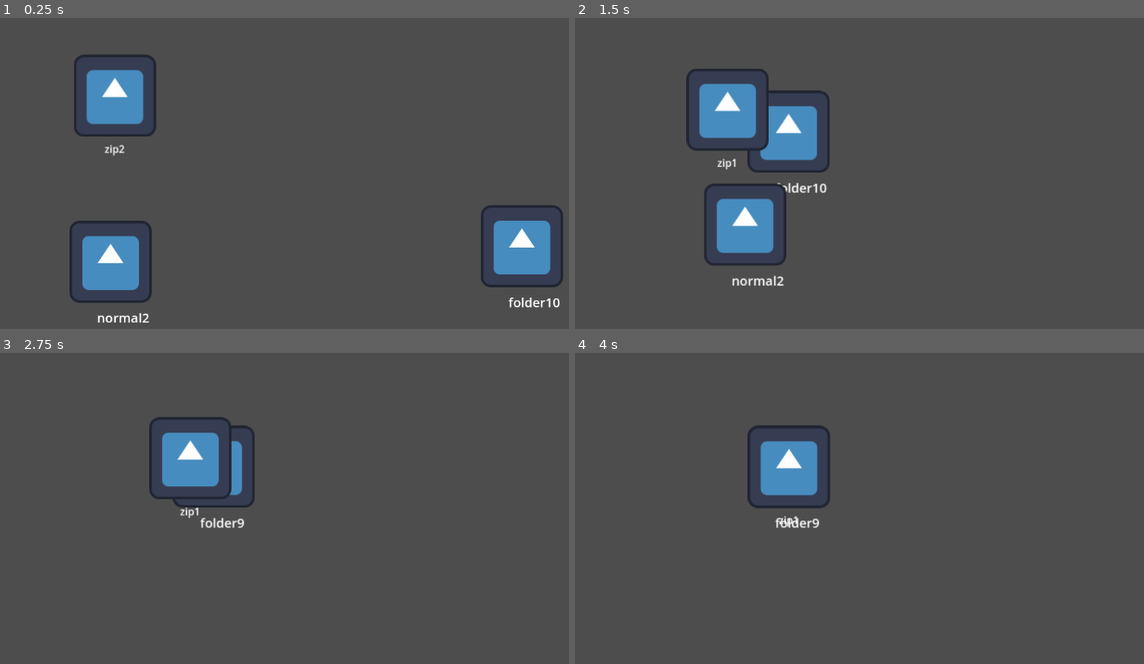
Above: before the commit, frames 1-4 (two rows, left to right).
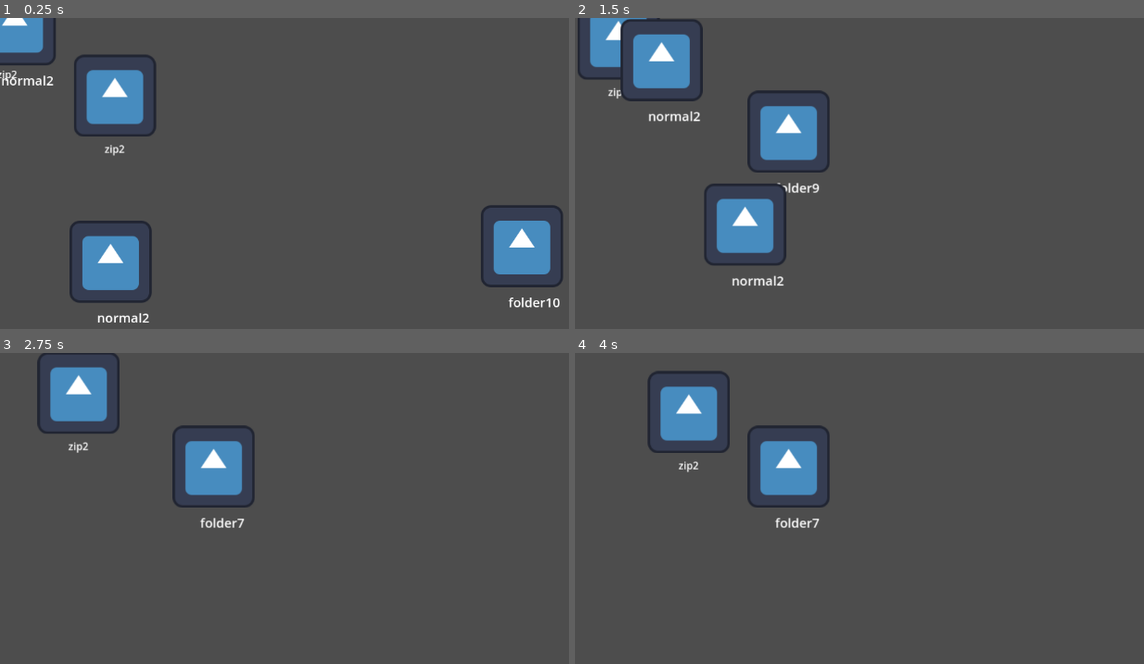
Above: after the commit, the same moments.

Repository: icheft524/Folder-Brawler
Game: Godot game, scene res://main.tscn
The game is run twice, just before and just after one commit, with the same random seed, the same clock (stepped at 60 frames per second) and the same inputs. The engine's default icon, where the game draws it, is replaced by a stand-in: a white triangle on a blue panel in a dark square.
Inputs (mouse positions are in pixels of both pictures, inside the frame that each line leads up to):
- Up to frame 1 (0.25 s): no input
- Up to frame 2 (1.5 s): drag from (1098, 248) to (700, 98) at 0.52 s; drag from (722, 108) to (734, 238) at 1.27 s
- Up to frame 3 (2.75 s): move the mouse to (443, 468) at 2.02 s; click (443, 468) at 2.17 s
- Up to frame 4 (4 s): drag from (910, 645) to (768, 458) at 2.77 s; move the mouse to (outside the picture) at 3.52 s; click (outside the picture) at 3.67 s

The runs differ from the first frame. In frame 1, 1.2% of the frame differs, in the area x 0-10%, y 0-22%; in frame 2, 5.9%, in the area x 0-45%, y 0-57%; in frame 3, 4.6%; in frame 4, 2.6%.

Commit message:
Enemies_Folder
- enemies can collected inside main folder

Diff:
--- a/enemy/normal_file/normal_file.gd
+++ b/enemy/normal_file/normal_file.gd
@@ -3,6 +3,8 @@
 @onready var target = $"../folder"
 @export var speed = 100
 @export var hp = 2
+
+@export var file: InvItem
 
 var mouse_in = false
 var target_position
@@ -50,5 +52,6 @@
 
 func _on_area_2d_area_entered(area):
 	if area.is_in_group("folder"):
+		target.collect(file)
 		target.hp -= 1
 		queue_free()
--- a/enemy/normal_file/normal_file.tscn
+++ b/enemy/normal_file/normal_file.tscn
@@ -1,13 +1,21 @@
-[gd_scene load_steps=4 format=3 uid="uid://b1vhh0gbxm27"]
+[gd_scene load_steps=7 format=3 uid="uid://b1vhh0gbxm27"]
 
 [ext_resource type="Script" path="res://enemy/normal_file/normal_file.gd" id="1_6aj4h"]
+[ext_resource type="Script" path="res://folder/inventory_file.gd" id="2_1hj5p"]
 [ext_resource type="Texture2D" uid="uid://dljrwwfxtpruq" path="res://icon.svg" id="2_rbvut"]
+[ext_resource type="Texture2D" uid="uid://xk5xakv8njmn" path="res://folder/HextechGunblade - Copy.png" id="3_mneyw"]
+
+[sub_resource type="Resource" id="Resource_vyk3c"]
+script = ExtResource("2_1hj5p")
+name = "Normal"
+texture = ExtResource("3_mneyw")
 
 [sub_resource type="CircleShape2D" id="CircleShape2D_1l8qm"]
 radius = 45.0444
 
 [node name="normalFile" type="CharacterBody2D"]
 script = ExtResource("1_6aj4h")
+file = SubResource("Resource_vyk3c")
 
 [node name="Sprite2D" type="Sprite2D" parent="."]
 texture = ExtResource("2_rbvut")
@@ -29,5 +37,6 @@
 vertical_alignment = 1
 
 [connection signal="area_entered" from="Area2D" to="." method="_on_area_2d_area_entered"]
+[connection signal="body_entered" from="Area2D" to="." method="_on_area_2d_body_entered"]
 [connection signal="mouse_entered" from="Area2D" to="." method="_on_area_2d_mouse_entered"]
 [connection signal="mouse_exited" from="Area2D" to="." method="_on_area_2d_mouse_exited"]
--- a/enemy/zip_file/zip_file.gd
+++ b/enemy/zip_file/zip_file.gd
@@ -3,6 +3,8 @@
 @onready var target = $"../folder"
 @export var speed = 50
 @export var hp = 2
+
+@export var file: InvItem
 
 var mouse_in = false
 var target_position
@@ -52,3 +54,9 @@
 		file.position = filespawn
 		get_parent().add_child(file)
 		queue_free()
+
+func _on_area_2d_area_entered(area):
+	if area.is_in_group("folder"):
+		target.collect(file)
+		target.hp -= 1
+		queue_free()
--- a/enemy/zip_file/zip_file.tscn
+++ b/enemy/zip_file/zip_file.tscn
@@ -1,13 +1,21 @@
-[gd_scene load_steps=4 format=3 uid="uid://c76fdqn24ggef"]
+[gd_scene load_steps=7 format=3 uid="uid://c76fdqn24ggef"]
 
 [ext_resource type="Script" path="res://enemy/zip_file/zip_file.gd" id="1_ppmwp"]
 [ext_resource type="Texture2D" uid="uid://dljrwwfxtpruq" path="res://icon.svg" id="2_gmkwd"]
+[ext_resource type="Script" path="res://folder/inventory_file.gd" id="2_k2wnp"]
+[ext_resource type="Texture2D" uid="uid://cqa0p4irvbig6" path="res://folder/GuinsoosRageblade-copy.png" id="3_n82sm"]
+
+[sub_resource type="Resource" id="Resource_lgouq"]
+script = ExtResource("2_k2wnp")
+name = "ZIP"
+texture = ExtResource("3_n82sm")
 
 [sub_resource type="CircleShape2D" id="CircleShape2D_jjo4c"]
 radius = 50.0899
 
 [node name="zipFile" type="CharacterBody2D"]
 script = ExtResource("1_ppmwp")
+file = SubResource("Resource_lgouq")
 
 [node name="Sprite2D" type="Sprite2D" parent="."]
 texture = ExtResource("2_gmkwd")
@@ -34,5 +42,6 @@
 [node name="bottom" type="Marker2D" parent="."]
 position = Vector2(-5, 81)
 
+[connection signal="area_entered" from="Area2D" to="." method="_on_area_2d_area_entered"]
 [connection signal="mouse_entered" from="Area2D" to="." method="_on_area_2d_mouse_entered"]
 [connection signal="mouse_exited" from="Area2D" to="." method="_on_area_2d_mouse_exited"]
--- /dev/null
+++ b/folder/esc_button.gd
@@ -0,0 +1,11 @@
+extends Button
+
+
+# Called when the node enters the scene tree for the first time.
+func _ready():
+	pass # Replace with function body.
+
+
+# Called every frame. 'delta' is the elapsed time since the previous frame.
+func _process(delta):
+	pass
--- a/folder/folder.gd
+++ b/folder/folder.gd
@@ -8,6 +8,9 @@
 @export var speed_x = 7
 @export var speed_y = 7
 @export var hp = 10
+@export var inv: Inv
+
+@onready var inventory = $"../folder_inventory"
 
 var mouse_in = false
 
@@ -31,6 +34,10 @@
 		if dragging_folder:
 			newPosition = get_viewport().get_mouse_position() - draggingDistance * dir
 
+	if event is InputEventMouseButton:
+		if event.is_double_click() && mouse_in:
+			inventory.open()
+
 func _physics_process(delta):
 	if dragging_folder:
 		velocity = (newPosition - position) * Vector2(speed_x, speed_y)
@@ -40,6 +47,12 @@
 func _on_area_2d_mouse_entered():
 	mouse_in = true
 
-
 func _on_area_2d_mouse_exited():
 	mouse_in = false
+
+func _on_area_2d_area_entered(area):
+	if area.is_in_group('enemy'):
+		pass
+
+func collect(file):
+	inv.insert(file)
--- a/folder/folder.tscn
+++ b/folder/folder.tscn
@@ -1,13 +1,15 @@
-[gd_scene load_steps=4 format=3 uid="uid://dr0dyvw0s0u0s"]
+[gd_scene load_steps=5 format=3 uid="uid://dr0dyvw0s0u0s"]
 
 [ext_resource type="Script" path="res://folder/folder.gd" id="1_jar6q"]
 [ext_resource type="Texture2D" uid="uid://dljrwwfxtpruq" path="res://icon.svg" id="2_jomv1"]
+[ext_resource type="Resource" uid="uid://x2k7tqvwb038" path="res://folder/playerInv.tres" id="2_m3wq1"]
 
 [sub_resource type="RectangleShape2D" id="RectangleShape2D_pgl3m"]
 size = Vector2(128, 127)
 
 [node name="folder" type="CharacterBody2D"]
 script = ExtResource("1_jar6q")
+inv = ExtResource("2_m3wq1")
 
 [node name="Sprite2D" type="Sprite2D" parent="."]
 texture = ExtResource("2_jomv1")
--- /dev/null
+++ b/folder/folder_inventory.gd
@@ -0,0 +1,28 @@
+extends Control
+
+@onready var Inv = preload("res://folder/playerInv.tres")
+@onready var slots: Array = $NinePatchRect/GridContainer.get_children()
+
+var isOpen: bool = false
+
+func _ready():
+	Inv.update.connect(update_slots)
+	update_slots()
+	close()
+
+func update_slots():
+	for i in range(min(Inv.slots.size(), slots.size())):
+		slots[i].update(Inv.slots[i])
+
+
+func open():
+	visible = true
+	isOpen = true
+
+func close():
+	visible = false
+	isOpen = false
+
+
+func _on_esc_button_pressed():
+	close()
--- /dev/null
+++ b/folder/folder_inventory.tscn
@@ -0,0 +1,120 @@
+[gd_scene load_steps=5 format=3 uid="uid://d26xg6dvehwx2"]
+
+[ext_resource type="Script" path="res://folder/folder_inventory.gd" id="1_pwu5y"]
+[ext_resource type="Texture2D" uid="uid://dljrwwfxtpruq" path="res://icon.svg" id="2_ownvl"]
+[ext_resource type="PackedScene" uid="uid://55hrfbgbqdsg" path="res://folder/slot.tscn" id="3_sbfi1"]
+[ext_resource type="Script" path="res://folder/esc_button.gd" id="4_vyla5"]
+
+[node name="folder_inventory" type="Control"]
+custom_minimum_size = Vector2(719, 410)
+layout_mode = 3
+anchors_preset = 0
+offset_right = 719.0
+offset_bottom = 410.0
+script = ExtResource("1_pwu5y")
+
+[node name="NinePatchRect" type="NinePatchRect" parent="."]
+layout_mode = 0
+offset_right = 715.0
+offset_bottom = 408.0
+texture = ExtResource("2_ownvl")
+patch_margin_left = 30
+patch_margin_top = 30
+patch_margin_right = 30
+patch_margin_bottom = 30
+
+[node name="GridContainer" type="GridContainer" parent="NinePatchRect"]
+layout_mode = 1
+anchors_preset = 8
+anchor_left = 0.5
+anchor_top = 0.5
+anchor_right = 0.5
+anchor_bottom = 0.5
+offset_left = -288.0
+offset_top = -124.0
+offset_right = 16.0
+offset_bottom = 4.0
+grow_horizontal = 2
+grow_vertical = 2
+scale = Vector2(1.89709, 1.89709)
+columns = 7
+
+[node name="Panel" parent="NinePatchRect/GridContainer" instance=ExtResource("3_sbfi1")]
+layout_mode = 2
+
+[node name="Panel2" parent="NinePatchRect/GridContainer" instance=ExtResource("3_sbfi1")]
+layout_mode = 2
+
+[node name="Panel3" parent="NinePatchRect/GridContainer" instance=ExtResource("3_sbfi1")]
+layout_mode = 2
+
+[node name="Panel4" parent="NinePatchRect/GridContainer" instance=ExtResource("3_sbfi1")]
+layout_mode = 2
+
+[node name="Panel5" parent="NinePatchRect/GridContainer" instance=ExtResource("3_sbfi1")]
+layout_mode = 2
+
+[node name="Panel6" parent="NinePatchRect/GridContainer" instance=ExtResource("3_sbfi1")]
+layout_mode = 2
+
+[node name="Panel7" parent="NinePatchRect/GridContainer" instance=ExtResource("3_sbfi1")]
+layout_mode = 2
+
+[node name="Panel8" parent="NinePatchRect/GridContainer" instance=ExtResource("3_sbfi1")]
+layout_mode = 2
+
+[node name="Panel9" parent="NinePatchRect/GridContainer" instance=ExtResource("3_sbfi1")]
+layout_mode = 2
+
+[node name="Panel10" parent="NinePatchRect/GridContainer" instance=ExtResource("3_sbfi1")]
+layout_mode = 2
+
+[node name="Panel11" parent="NinePatchRect/GridContainer" instance=ExtResource("3_sbfi1")]
+layout_mode = 2
+
+[node name="Panel12" parent="NinePatchRect/GridContainer" instance=ExtResource("3_sbfi1")]
+layout_mode = 2
+
+[node name="Panel13" parent="NinePatchRect/GridContainer" instance=ExtResource("3_sbfi1")]
+layout_mode = 2
+
+[node name="Panel14" parent="NinePatchRect/GridContainer" instance=ExtResource("3_sbfi1")]
+layout_mode = 2
+
+[node name="Panel15" parent="NinePatchRect/GridContainer" instance=ExtResource("3_sbfi1")]
+layout_mode = 2
+
+[node name="Panel16" parent="NinePatchRect/GridContainer" instance=ExtResource("3_sbfi1")]
+layout_mode = 2
+
+[node name="Panel17" parent="NinePatchRect/GridContainer" instance=ExtResource("3_sbfi1")]
+layout_mode = 2
+
+[node name="Panel18" parent="NinePatchRect/GridContainer" instance=ExtResource("3_sbfi1")]
+layout_mode = 2
+
+[node name="Panel19" parent="NinePatchRect/GridContainer" instance=ExtResource("3_sbfi1")]
+layout_mode = 2
+
+[node name="Panel20" parent="NinePatchRect/GridContainer" instance=ExtResource("3_sbfi1")]
+layout_mode = 2
+
+[node name="Panel21" parent="NinePatchRect/GridContainer" instance=ExtResource("3_sbfi1")]
+layout_mode = 2
+
+[node name="esc_button" type="Button" parent="."]
+self_modulate = Color(1, 1, 1, 0)
+layout_mode = 0
+offset_left = 639.0
+offset_top = 12.0
+offset_right = 703.0
+offset_bottom = 76.0
+script = ExtResource("4_vyla5")
+
+[node name="Sprite2D" type="Sprite2D" parent="esc_button"]
+modulate = Color(1, 0.00784314, 0, 1)
+scale = Vector2(0.5, 0.5)
+texture = ExtResource("2_ownvl")
+centered = false
+
+[connection signal="pressed" from="esc_button" to="." method="_on_esc_button_pressed"]
--- /dev/null
+++ b/folder/inv_slot.gd
@@ -0,0 +1,6 @@
+extends Resource
+
+class_name InvSlot
+
+@export var item: InvItem
+@export var amount: int
--- /dev/null
+++ b/folder/inventory.gd
@@ -0,0 +1,18 @@
+extends Resource
+
+class_name Inv
+
+signal update
+
+@export var slots: Array[InvSlot]
+
+func insert(item: InvItem):
+	var itemslots = slots.filter(func(slot): return slot.item == item)
+	#if !itemslots.is_empty():
+		#itemslots[0].amount += 1
+	#else:
+	var emptyslots = slots.filter(func(slot): return slot.item == null)
+	if !emptyslots.is_empty():
+		emptyslots[0].item = item
+		emptyslots[0].amount = 1
+	update.emit()
--- /dev/null
+++ b/folder/inventory_file.gd
@@ -0,0 +1,5 @@
+extends Resource
+class_name InvItem
+
+@export var name: String = ""
+@export var texture: Texture2D
--- /dev/null
+++ b/folder/playerInv.tres
@@ -0,0 +1,92 @@
+[gd_resource type="Resource" script_class="Inv" load_steps=24 format=3 uid="uid://x2k7tqvwb038"]
+
+[ext_resource type="Script" path="res://folder/inventory.gd" id="1_cywx7"]
+[ext_resource type="Script" path="res://folder/inv_slot.gd" id="2_ypl6w"]
+
+[sub_resource type="Resource" id="Resource_kjwc7"]
+script = ExtResource("2_ypl6w")
+amount = 0
+
+[sub_resource type="Resource" id="Resource_8d2qw"]
+script = ExtResource("2_ypl6w")
+amount = 0
+
+[sub_resource type="Resource" id="Resource_vs771"]
+script = ExtResource("2_ypl6w")
+amount = 0
+
+[sub_resource type="Resource" id="Resource_3r2ot"]
+script = ExtResource("2_ypl6w")
+amount = 0
+
+[sub_resource type="Resource" id="Resource_aq6l1"]
+script = ExtResource("2_ypl6w")
+amount = 0
+
+[sub_resource type="Resource" id="Resource_0jxdp"]
+script = ExtResource("2_ypl6w")
+amount = 0
+
+[sub_resource type="Resource" id="Resource_pmrk6"]
+script = ExtResource("2_ypl6w")
+amount = 0
+
+[sub_resource type="Resource" id="Resource_xiad6"]
+script = ExtResource("2_ypl6w")
+amount = 0
+
+[sub_resource type="Resource" id="Resource_ah063"]
+script = ExtResource("2_ypl6w")
+amount = 0
+
+[sub_resource type="Resource" id="Resource_qnnms"]
+script = ExtResource("2_ypl6w")
+amount = 0
+
+[sub_resource type="Resource" id="Resource_yswms"]
+script = ExtResource("2_ypl6w")
+amount = 0
+
+[sub_resource type="Resource" id="Resource_ykxr3"]
+script = ExtResource("2_ypl6w")
+amount = 0
+
+[sub_resource type="Resource" id="Resource_hww7l"]
+script = ExtResource("2_ypl6w")
+amount = 0
+
+[sub_resource type="Resource" id="Resource_22s37"]
+script = ExtResource("2_ypl6w")
+amount = 0
+
+[sub_resource type="Resource" id="Resource_ari6e"]
+script = ExtResource("2_ypl6w")
+amount = 0
+
+[sub_resource type="Resource" id="Resource_rrxeo"]
+script = ExtResource("2_ypl6w")
+amount = 0
+
+[sub_resource type="Resource" id="Resource_3gwof"]
+script = ExtResource("2_ypl6w")
+amount = 0
+
+[sub_resource type="Resource" id="Resource_f77fh"]
+script = ExtResource("2_ypl6w")
+amount = 0
+
+[sub_resource type="Resource" id="Resource_1u353"]
+script = ExtResource("2_ypl6w")
+amount = 0
+
+[sub_resource type="Resource" id="Resource_yebuf"]
+script = ExtResource("2_ypl6w")
+amount = 0
+
+[sub_resource type="Resource" id="Resource_yp7hc"]
+script = ExtResource("2_ypl6w")
+amount = 0
+
+[resource]
+script = ExtResource("1_cywx7")
+slots = Array[ExtResource("2_ypl6w")]([SubResource("Resource_kjwc7"), SubResource("Resource_8d2qw"), SubResource("Resource_vs771"), SubResource("Resource_3r2ot"), SubResource("Resource_aq6l1"), SubResource("Resource_0jxdp"), SubResource("Resource_pmrk6"), SubResource("Resource_xiad6"), SubResource("Resource_ah063"), SubResource("Resource_qnnms"), SubResource("Resource_yswms"), SubResource("Resource_ykxr3"), SubResource("Resource_hww7l"), SubResource("Resource_22s37"), SubResource("Resource_ari6e"), SubResource("Resource_rrxeo"), SubResource("Resource_3gwof"), SubResource("Resource_f77fh"), SubResource("Resource_1u353"), SubResource("Resource_yebuf"), SubResource("Resource_yp7hc")])
--- /dev/null
+++ b/folder/slot.gd
@@ -0,0 +1,14 @@
+extends Panel
+
+@onready var file_visual: Sprite2D = $CenterContainer/Panel/file_display
+@onready var name_text: Label = $CenterContainer/Panel/Label
+
+func update(slot: InvSlot):
+	if !slot.item:
+		file_visual.visible = false
+		name_text.visible = false
+	else:
+		file_visual.visible = true
+		file_visual.texture = slot.item.texture
+		name_text.visible = true
+		name_text.text = str(slot.item.name)
--- /dev/null
+++ b/folder/slot.tscn
@@ -0,0 +1,41 @@
+[gd_scene load_steps=3 format=3 uid="uid://55hrfbgbqdsg"]
+
+[ext_resource type="Texture2D" uid="uid://dljrwwfxtpruq" path="res://icon.svg" id="1_0nvpi"]
+[ext_resource type="Script" path="res://folder/slot.gd" id="1_l3b1d"]
+
+[node name="Panel" type="Panel"]
+self_modulate = Color(1, 1, 1, 0)
+custom_minimum_size = Vector2(40, 40)
+offset_right = 40.0
+offset_bottom = 40.0
+scale = Vector2(2.74374, 2.74374)
+script = ExtResource("1_l3b1d")
+
+[node name="Sprite2D" type="Sprite2D" parent="."]
+self_modulate = Color(0.466667, 0, 0.466667, 1)
+scale = Vector2(0.309982, 0.309982)
+texture = ExtResource("1_0nvpi")
+centered = false
+
+[node name="CenterContainer" type="CenterContainer" parent="."]
+custom_minimum_size = Vector2(40, 40)
+layout_mode = 0
+offset_right = 40.0
+offset_bottom = 40.0
+
+[node name="Panel" type="Panel" parent="CenterContainer"]
+layout_mode = 2
+
+[node name="file_display" type="Sprite2D" parent="CenterContainer/Panel"]
+
+[node name="Label" type="Label" parent="CenterContainer/Panel"]
+custom_minimum_size = Vector2(41, 23)
+layout_mode = 0
+offset_left = -15.533
+offset_top = 1.46699
+offset_right = 25.467
+offset_bottom = 24.467
+scale = Vector2(0.75, 0.75)
+theme_override_font_sizes/font_size = 10
+horizontal_alignment = 1
+vertical_alignment = 2
--- a/main.tscn
+++ b/main.tscn
@@ -1,8 +1,9 @@
-[gd_scene load_steps=4 format=3 uid="uid://de8dur0jvngm2"]
+[gd_scene load_steps=5 format=3 uid="uid://de8dur0jvngm2"]
 
 [ext_resource type="PackedScene" uid="uid://dr0dyvw0s0u0s" path="res://folder/folder.tscn" id="1_enwj4"]
 [ext_resource type="PackedScene" uid="uid://b1vhh0gbxm27" path="res://enemy/normal_file/normal_file.tscn" id="2_s62h6"]
 [ext_resource type="PackedScene" uid="uid://c76fdqn24ggef" path="res://enemy/zip_file/zip_file.tscn" id="3_vqyii"]
+[ext_resource type="PackedScene" uid="uid://d26xg6dvehwx2" path="res://folder/folder_inventory.tscn" id="4_1k5gq"]
 
 [node name="main" type="Node2D"]
 
@@ -17,3 +18,13 @@
 [node name="normalFile" parent="." instance=ExtResource("2_s62h6")]
 unique_name_in_owner = true
 position = Vector2(147, 381)
+
+[node name="folder_inventory" parent="." instance=ExtResource("4_1k5gq")]
+offset_left = 499.0
+offset_top = 455.0
+offset_right = 1218.0
+offset_bottom = 865.0
+
+[node name="zipFile2" parent="." instance=ExtResource("3_vqyii")]
+
+[node name="normalFile2" parent="." instance=ExtResource("2_s62h6")]
--- a/project.godot
+++ b/project.godot
@@ -21,6 +21,11 @@
 "deadzone": 0.5,
 "events": []
 }
+ESC={
+"deadzone": 0.5,
+"events": [Object(InputEventKey,"resource_local_to_scene":false,"resource_name":"","device":-1,"window_id":0,"alt_pressed":false,"shift_pressed":false,"ctrl_pressed":false,"meta_pressed":false,"pressed":false,"keycode":0,"physical_keycode":4194305,"key_label":0,"unicode":0,"echo":false,"script":null)
+]
+}
 
 [rendering]
 
Binary file added: folder/GuinsoosRageblade-copy.png
Not shown, added: folder/GuinsoosRageblade-copy.png.import
Binary file added: folder/HextechGunblade - Copy.png
Not shown, added: folder/HextechGunblade - Copy.png.import
